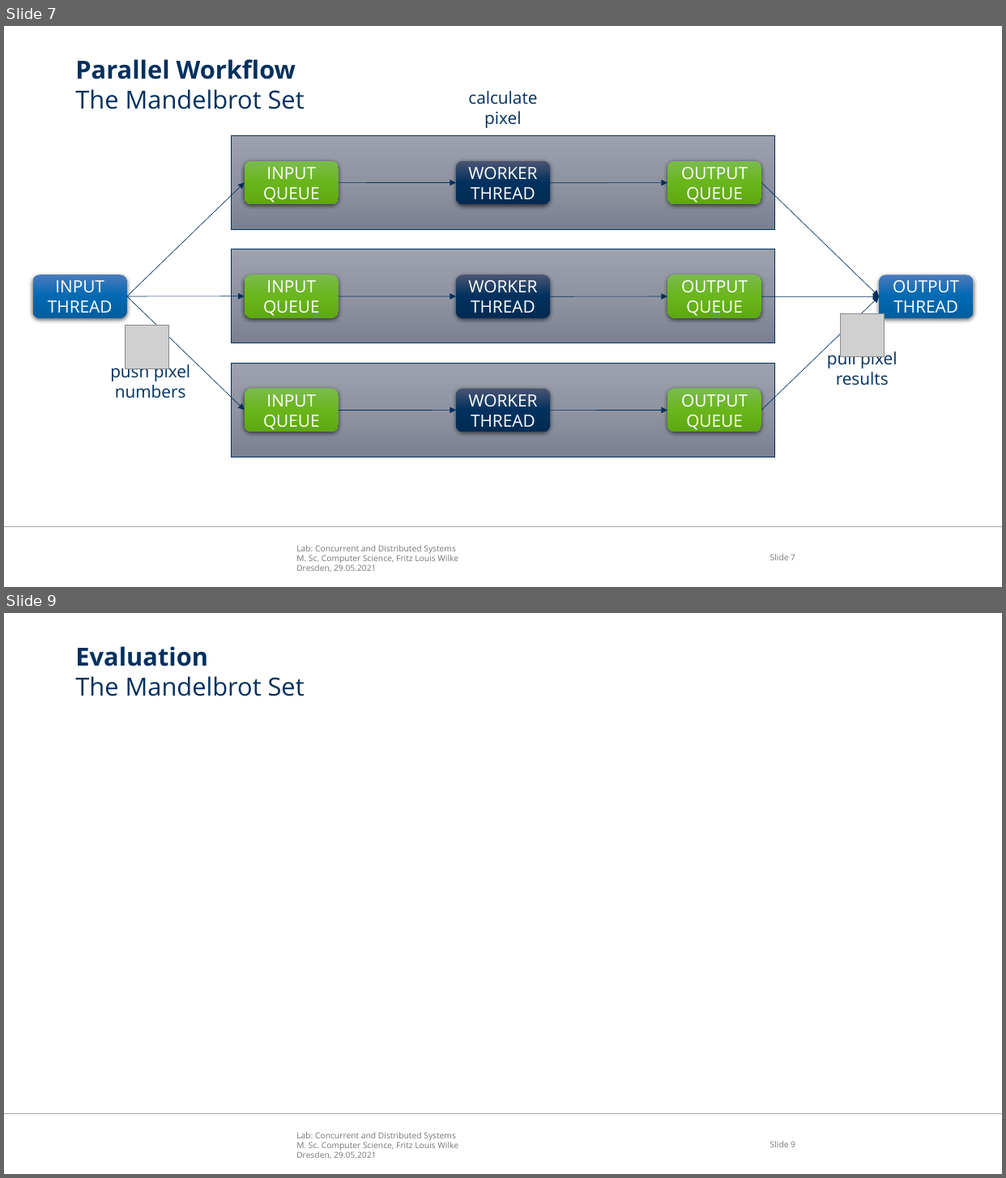
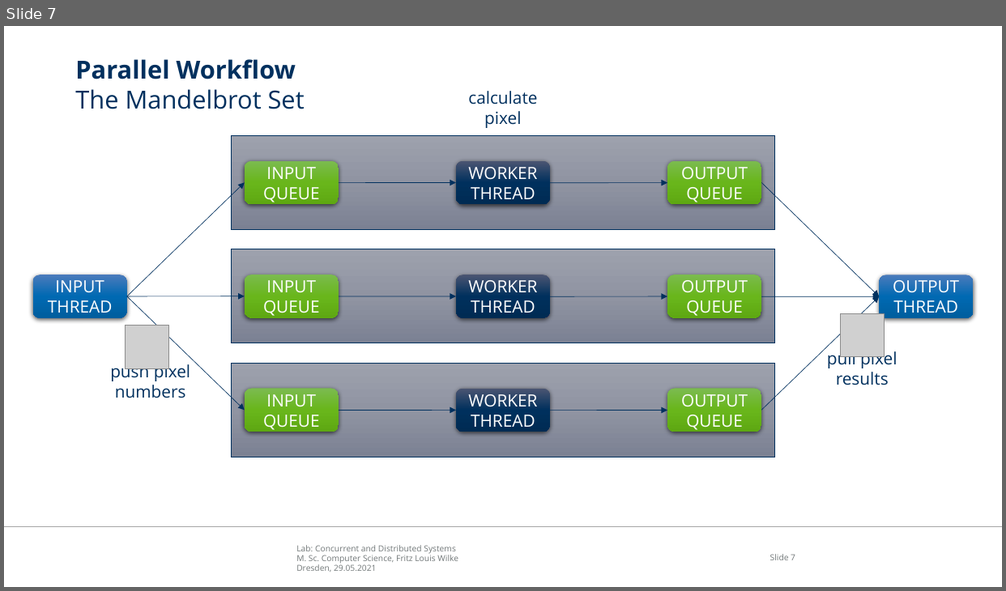
Before and after one commit to SoulKa/cds-s-2021, a slide deck: report/colloquium.pptx. Shown one above the other, each under a label of ours: slides 7 and 9 before the commit, slide 7 after it; the slides between them are not shown. The pictures are 1006x1178 and 1006x591 pixels, drawn with LibreOffice and Linux fonts; fonts in the diff are those of the drawing; grey boxes stand for pictures; background and template pictures are left out. Boxes give left, top, right and bottom in pixels: in the first picture for what was removed or moved away, otherwise in the second. Text is boxed around its words. In the diff, an @@ line names an element or a change of style, - is before the commit and + after.

```diff
--- a/report/colloquium.pptx
+++ b/report/colloquium.pptx
@@ slide 9 removed at (4,613,1002,1174), background #FFFFFF; not listed: 3 template elements that a slide beside it also shows @@
@@ title removed at (75,646,305,696) @@
-Evaluation
-The Mandelbrot Set
```
Also in this commit, not shown: 2 slides changed, 3 slides added, 1 other file.
